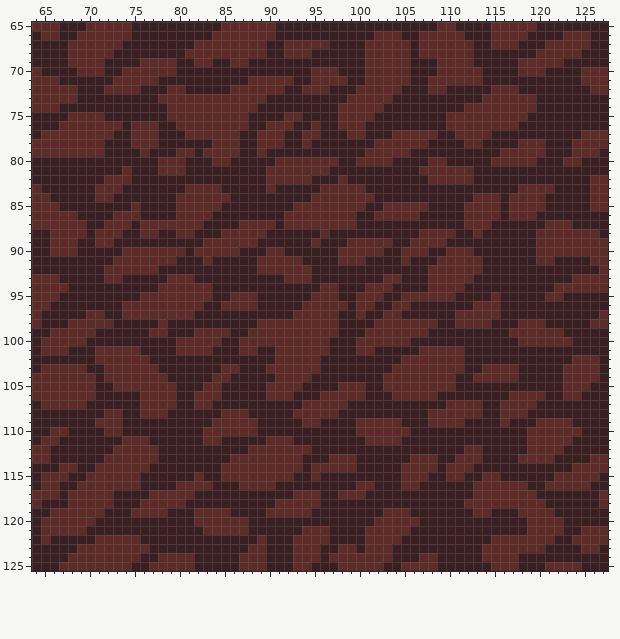
Edited in one commit: pixel-art file (core/assets/ase/biome_gen_1.ase). Above: the version before the commit.
512x512 pixels, 1 frame. Shown: x 64..127, y 65..125. The commit also changed other parts of the picture, which this record leaves out.
And afterwards:
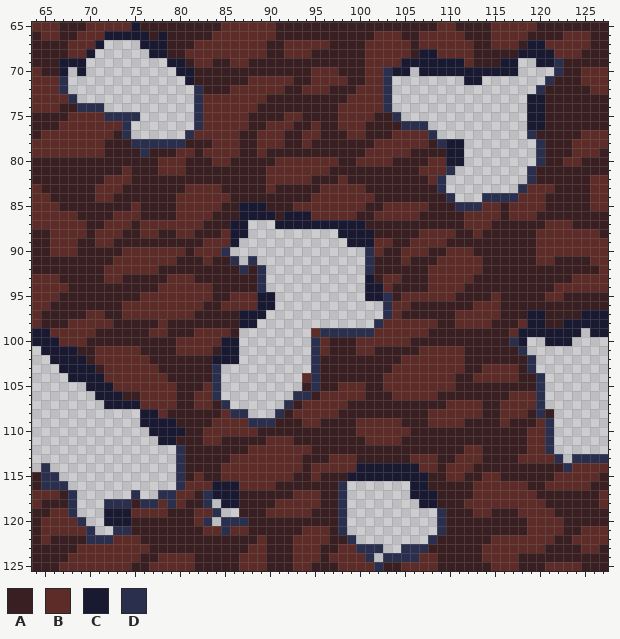
Palette (. is transparent): A #391f21  B #5d2c28  C #1a1932  D #2a2f4e
Changes in this commit:
Changed rows in their new state; - is an unchanged pixel.
Layer "patterns":
first column x 64:
 65 -----------C----------------------------------------------------
 66 --------CCCCC-C-------------------------------------------------
 67 -------C....CCC----------------------------------------CC-------
 68 ------C......CC----------------------------CC---------CCCC------
 69 ---CCC.........CC------------------------CCCCCCC----CC..CCD-----
 70 ---C.C..........CC---------------------DCC.CCCCCCCCCCC....D-----
 71 ---D.............C---------------------D........CC.......D------
 72 ---D..............D--------------------D................D-------
 73 ----D.............D--------------------D...............CC-------
 74 -----DDD..........D--------------------D...............CC-------
 75 --------DDDD......D---------------------D..............CC-------
 76 ----------D.......D----------------------DDD...........CC-------
 77 ----------D......D--------------------------D..........D--------
 78 -----------DDDDDD----------------------------DCC........D-------
 79 ------------D---------------------------------CC........D-------
 80 ----------------------------------------------CC........D-------
 81 ----------------------------------------------D........D--------
 82 ---------------------------------------------D.........D--------
 83 ---------------------------------------------D........D---------
 84 ----------------------------------------------D...DDDD----------
 85 -----------------------CCC---------------------DDD--------------
 86 -----------------------CCCC-CCC---------------------------------
 87 ----------------------CC...CCCCCCCCCC---------------------------
 88 ----------------------CC..........CCCC--------------------------
 89 ----------------------C............CCC--------------------------
 90 ---------------------D...............D--------------------------
 91 ----------------------D.D............D--------------------------
 92 -----------------------D-D...........D--------------------------
 93 -------------------------D...........C--------------------------
 94 -------------------------D...........CC-------------------------
 95 -------------------------CC..........CCD------------------------
 96 -------------------------CC............D------------------------
 97 -----------------------CCC.............D---------------CC----CCC
 98 -----------------------CC.............D----------------CC--CCCCC
 99 CC---------------------........-DDDDDD----------------CCCCCCC.CC
100 CCC------------------CC........D---------------------DC..CCC....
101 .CCCC----------------CC........D----------------------D.........
102 ..CCCC--------------CCC........D-----------------------D........
103 ...CCCC-------------D..........D-----------------------D........
104 ....CCCC------------D.........-D------------------------D.......
105 ......CCC-----------D.........-D------------------------D.......
106 .......CCC----------D........DD-------------------------D.......
107 ........CCCC---------D......D---------------------------D.......
108 ............CC--------DD...D----------------------------D-......
109 ............CCCC--------DDD------------------------------D......
110 .............CCCC----------------------------------------D......
111 ..............CC-----------------------------------------D......
112 ................D----------------------------------------D......
113 ................D-----------------------------------------D.DDDD
114 .D..............D-------------------CCCCCCC----------------D----
115 -DD.............D------------------CCCCCCCCC--------------------
116 -DDD............D---CCC-----------D.......CC--------------------
117 ----D......D..DD---DCCC-----------D.......CCC-------------------
118 ----D...DDD-DD-D---D.CC-----------D........CC-------------------
119 ----D...CCC---------D..-----------D..........D------------------
120 -----D..CCC--------D.DDD----------D..........D------------------
121 ------D..DD----------D------------D..........D------------------
122 ------DDD--------------------------D........D-------------------
123 ------------------------------------DDD..DDD--------------------
124 -------------------------------------D.DDDD---------------------
125 --------------------------------------D-------------------------
Where, in picture pixels (left, top, right, bottom), the same in both pictures:
changed: (32, 22, 608, 571)
